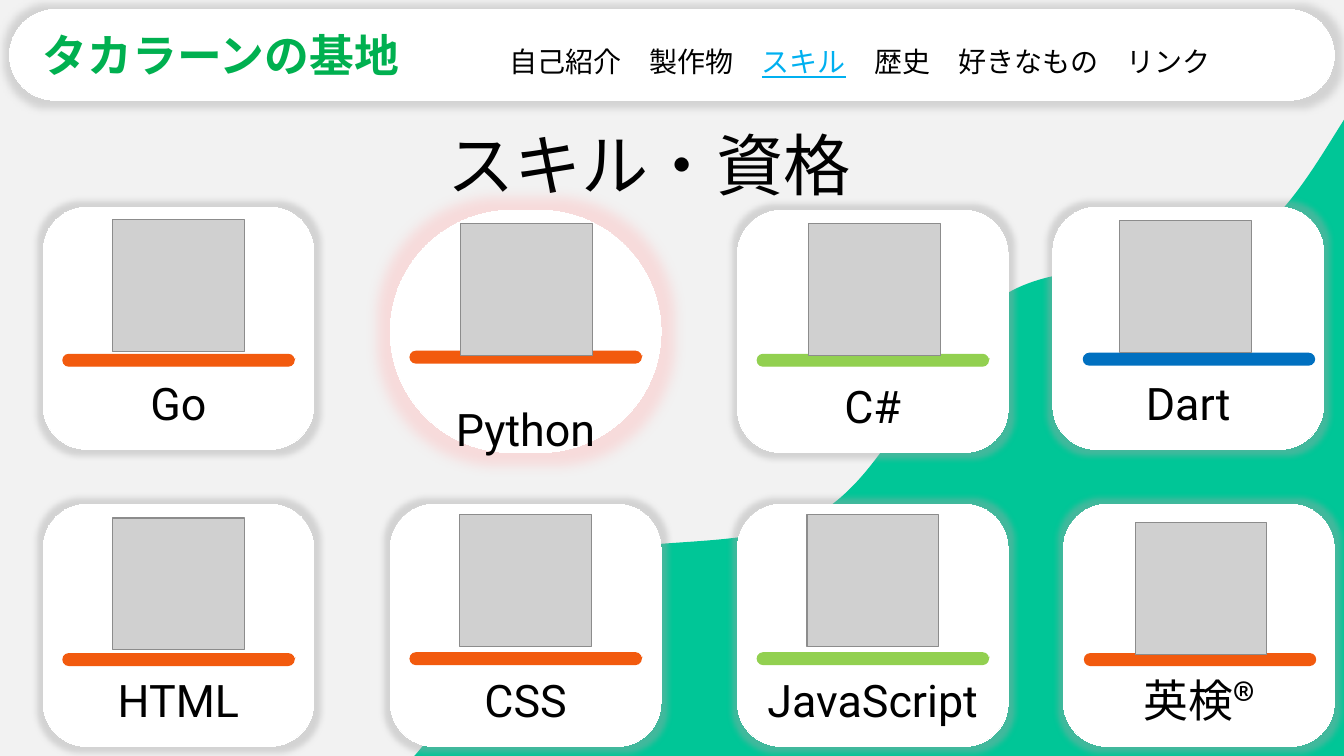
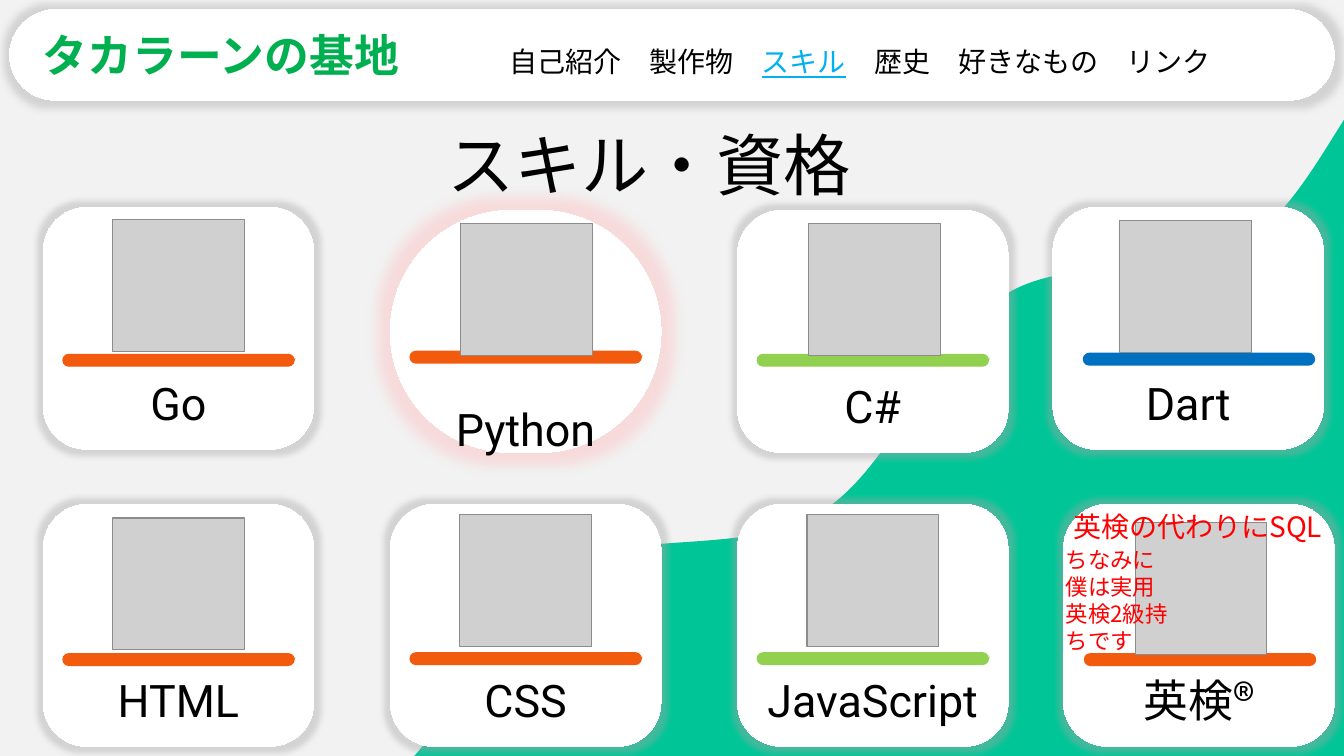
Before and after one commit to takara2314/MyHomePage, a slide deck: slide 4 of タカラーンの基地 新UI.pptx. Drawn at 1344x756 pixels with LibreOffice and Linux fonts; fonts in the diff are those of the drawing; grey boxes stand for pictures. Boxes give left, top, right and bottom in pixels: in the first picture for what was removed or moved away, otherwise in the second. Text is boxed around its words. In the diff, an @@ line names an element or a change of style, - is before the commit and + after.

```diff
--- a/タカラーンの基地 新UI.pptx
+++ b/タカラーンの基地 新UI.pptx
@@ text added at (1073, 509, 1322, 545), 20 pt, text #FF0000 @@
+英検の代わりにSQL
@@ text added at (1066, 545, 1168, 627), 16 pt, text #FF0000 @@
+ちなみに僕は実用英検2級持ちです
```
Also in this commit, not shown: 2 other slides changed, 1 other file.
